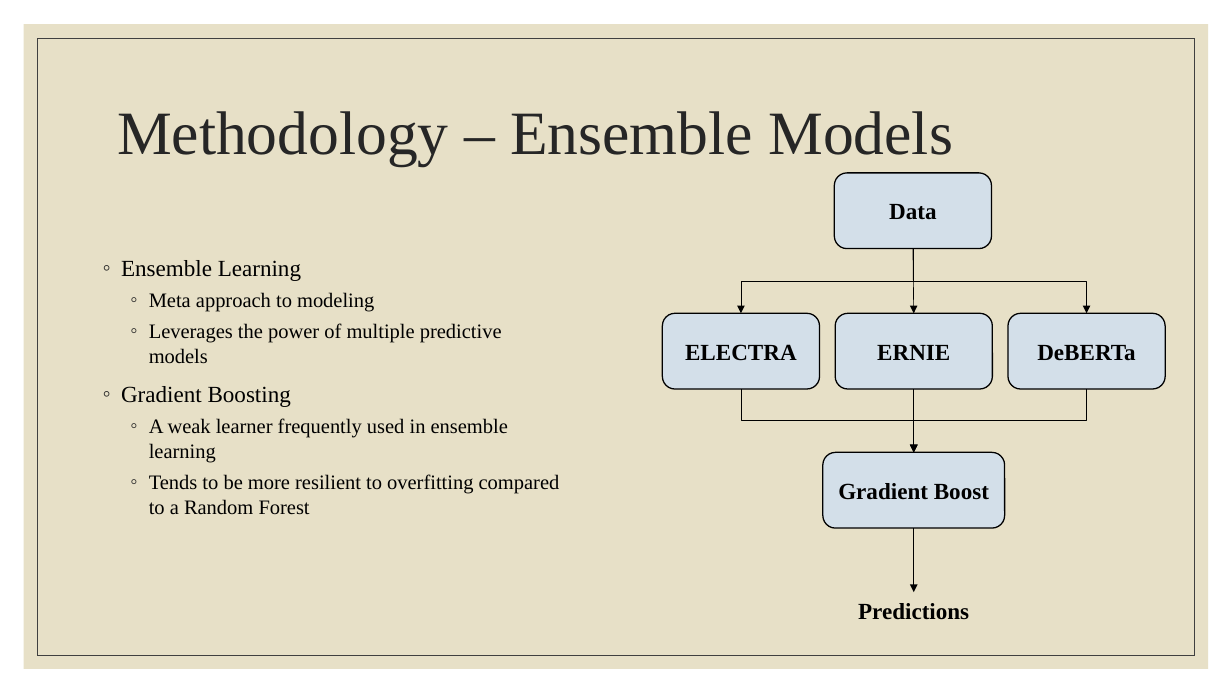
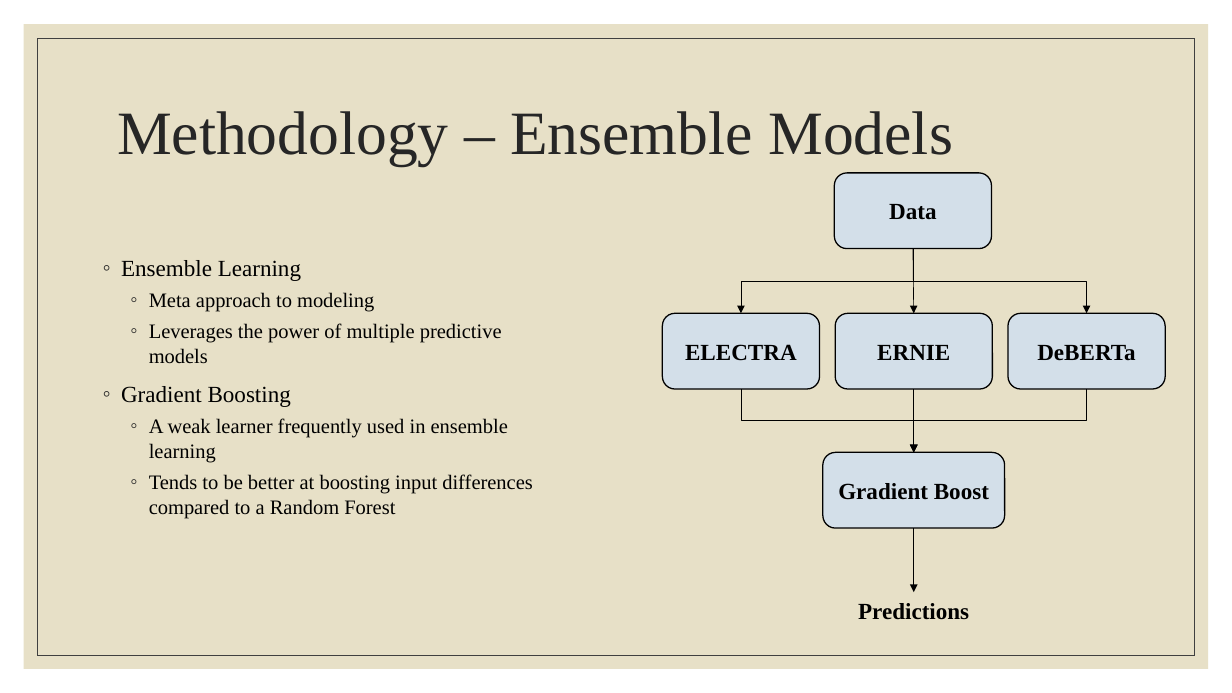
Before and after one commit to m-mcdougall/Capstone-DATS6501, a slide deck: slide 14 of Presentations/Capstone Presentation_MarikoMcDougall.pptx. Drawn at 1232x693 pixels with LibreOffice and Linux fonts; fonts in the diff are those of the drawing. Boxes give left, top, right and bottom in pixels: in the first picture for what was removed or moved away, otherwise in the second. Text is boxed around its words. In the diff, an @@ line names an element or a change of style, - is before the commit and + after.

```diff
--- a/Presentations/Capstone Presentation_MarikoMcDougall.pptx
+++ b/Presentations/Capstone Presentation_MarikoMcDougall.pptx
@@ text at <box>149,474,533,519</box>: text changed @@
-  ◦ Tends to be more resilient to overfitting compared to a Random Forest
+  ◦ Tends to be better at boosting input differences compared to a Random Forest
```
Also in this commit, not shown: 1 other slide changed, 1 slide added, 2 other files.
